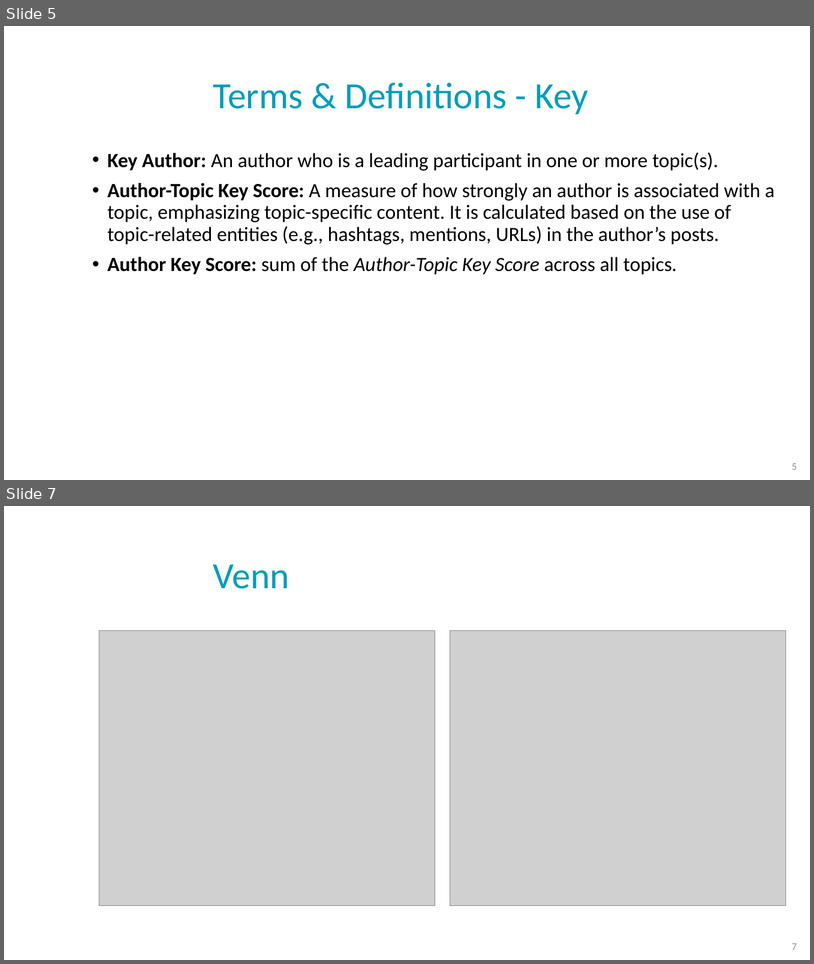
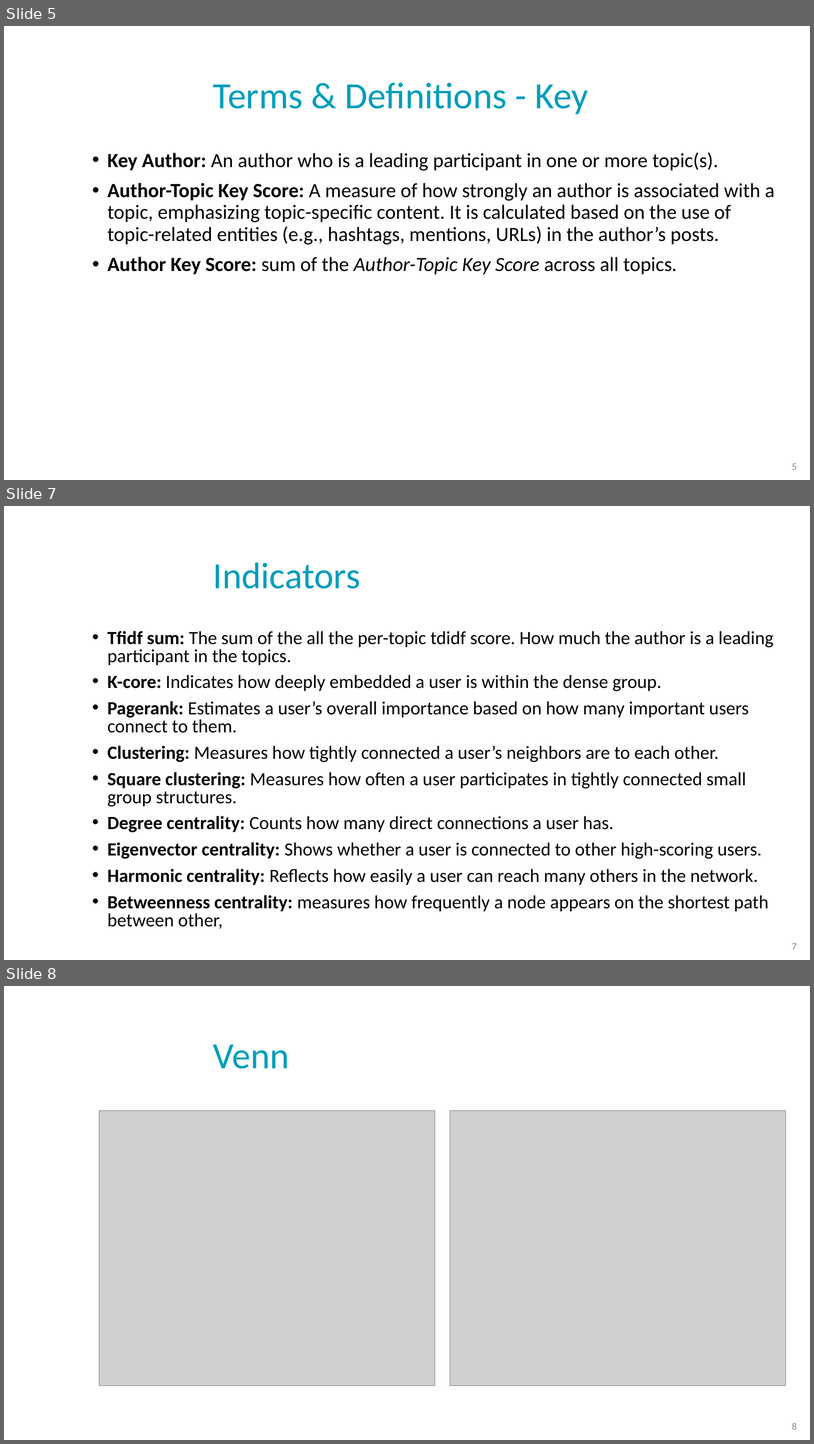
Before and after one commit to NoaTal1996/Backbone-Graph, a slide deck: docs/meeting/2026_02_19.pptx. Shown one above the other, each under a label of ours: slides 5 and 7 before the commit, slides 5, 7 and 8 after it; the slides between them are not shown. The pictures are 814x964 and 814x1444 pixels, drawn with LibreOffice and Linux fonts; fonts in the diff are those of the drawing; grey boxes stand for pictures; background and template pictures are left out. Boxes give left, top, right and bottom in pixels: in the first picture for what was removed or moved away, otherwise in the second. Text is boxed around its words. In the diff, an @@ line names an element or a change of style, - is before the commit and + after.

Commit message:
updates slides

```diff
--- a/docs/meeting/2026_02_19.pptx
+++ b/docs/meeting/2026_02_19.pptx
@@ slide 7 added at [4, 506, 810, 960], background picture (left out) @@
@@ title added at [213, 562, 361, 589], 44 pt, text #009DBB @@
+Indicators
@@ text added at [107, 631, 774, 928], 22.2 pt, text #000000 @@
+• Tfidf sum: The sum of the all the per-topic tdidf score. How much the author is a leading participant in the topics.
+• K-core: Indicates how deeply embedded a user is within the dense group.
+• Pagerank: Estimates a user’s overall importance based on how many important users connect to them.
+• Clustering: Measures how tightly connected a user’s neighbors are to each other.
+• Square clustering: Measures how often a user participates in tightly connected small group structures.
+• Degree centrality: Counts how many direct connections a user has.
+• Eigenvector centrality: Shows whether a user is connected to other high-scoring users.
+• Harmonic centrality: Reflects how easily a user can reach many others in the network.
+• Betweenness centrality: measures how frequently a node appears on the shortest path between other,
@@ page number added at [792, 943, 797, 949], 12 pt, text #8C8C8C @@
+7
@@ what was slide 7 is now slide 8 @@
@@ page number at [792, 1422, 797, 1429]: text changed @@
-7
+8
```
Also in this commit, not shown: 1 slide changed.
